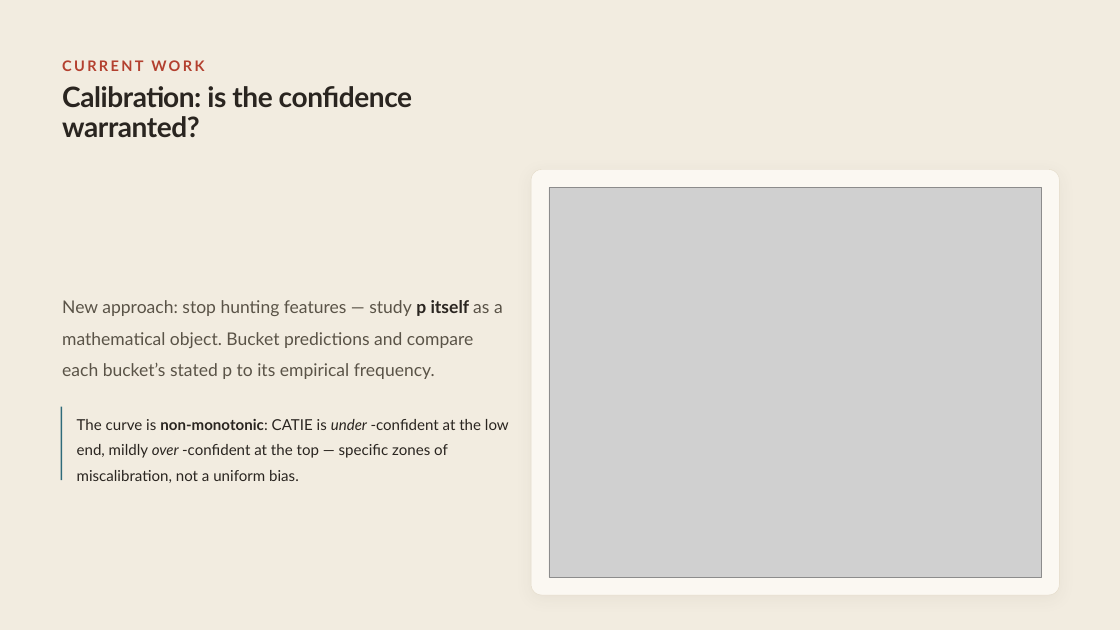
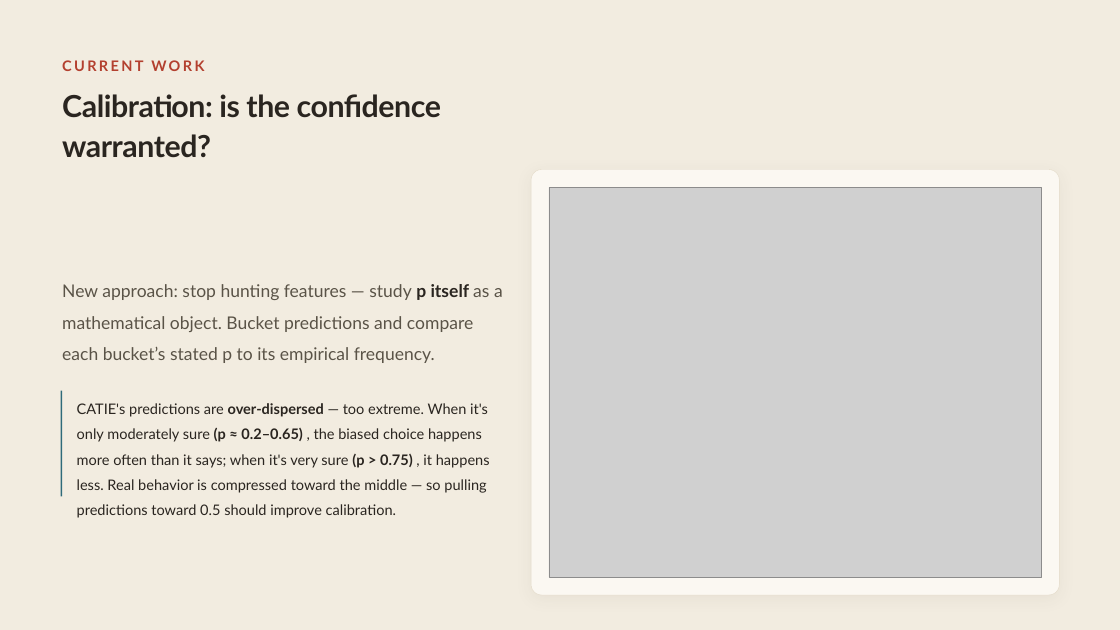
Before and after one commit to ShirHolzman/Amirim-Research, a slide deck: slide 15 of Amirim-Presentation.pptx (slide 14 before the commit). Drawn at 1120x630 pixels with LibreOffice and Linux fonts; fonts in the diff are those of the drawing; grey boxes stand for pictures. Boxes give left, top, right and bottom in pixels: in the first picture for what was removed or moved away, otherwise in the second. Text is boxed around its words. In the diff, an @@ line names an element or a change of style, - is before the commit and + after.

```diff
--- a/Amirim-Presentation.pptx
+++ b/Amirim-Presentation.pptx
@@ text "Calibration: is the confidence warranted?" at (x1=62, y1=94, x2=441, y2=158): size 36.1 to 39 pt; line spacing 0.9 to 1.1 @@
@@ text "New approach: stop hunting features ..." moved from (x1=62, y1=300, x2=503, y2=379) to (x1=62, y1=284, x2=503, y2=363) @@
@@ rectangle resized from (x1=60, y1=407, x2=62, y2=480) to (x1=60, y1=391, x2=62, y2=497) @@
@@ text at (x1=77, y1=403, x2=490, y2=518): text changed; size 19.4 to 18.8 pt @@
-The curve is non-monotonic: CATIE is under -confident at the low end, mildly over -confident at the top — specific zones of miscalibration, not a uniform bias.
+CATIE's predictions are over-dispersed — too extreme. When it's only moderately sure (p ≈ 0.2–0.65) , the biased choice happens more often than it says; when it's very sure (p > 0.75) , it happens less. Real behavior is compressed toward the middle — so pulling predictions toward 0.5 should improve calibration.
```
Also in this commit, not shown: 15 other slides changed, 2 slides added, 2 slides removed, 2 other files.
